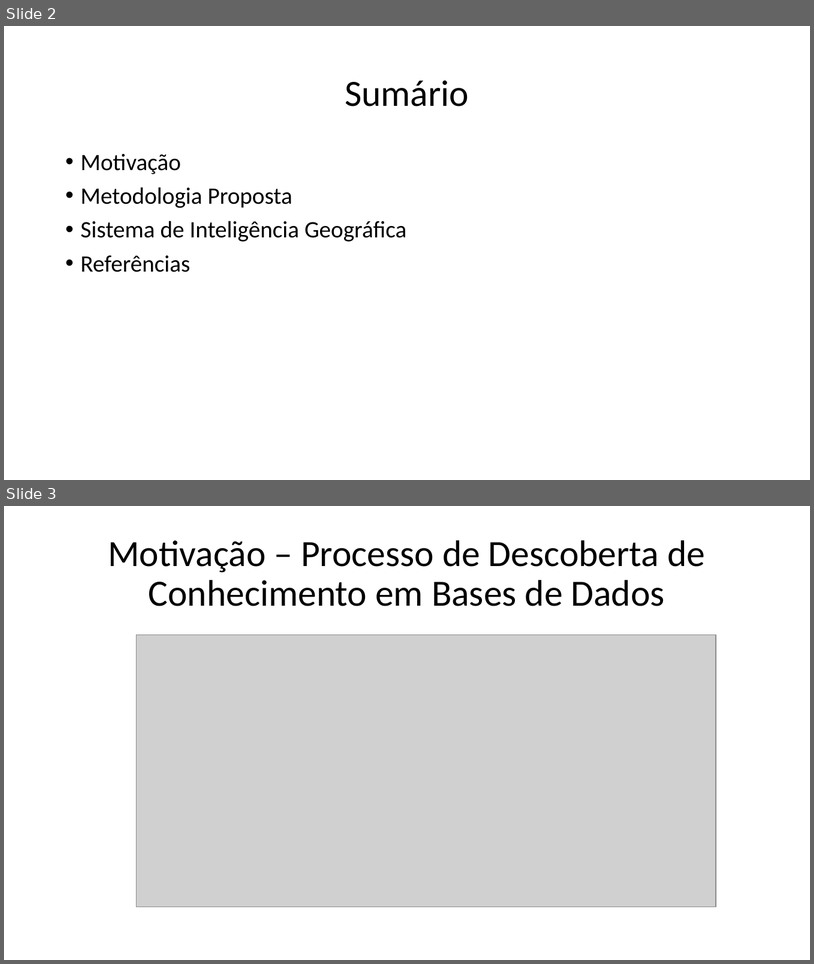
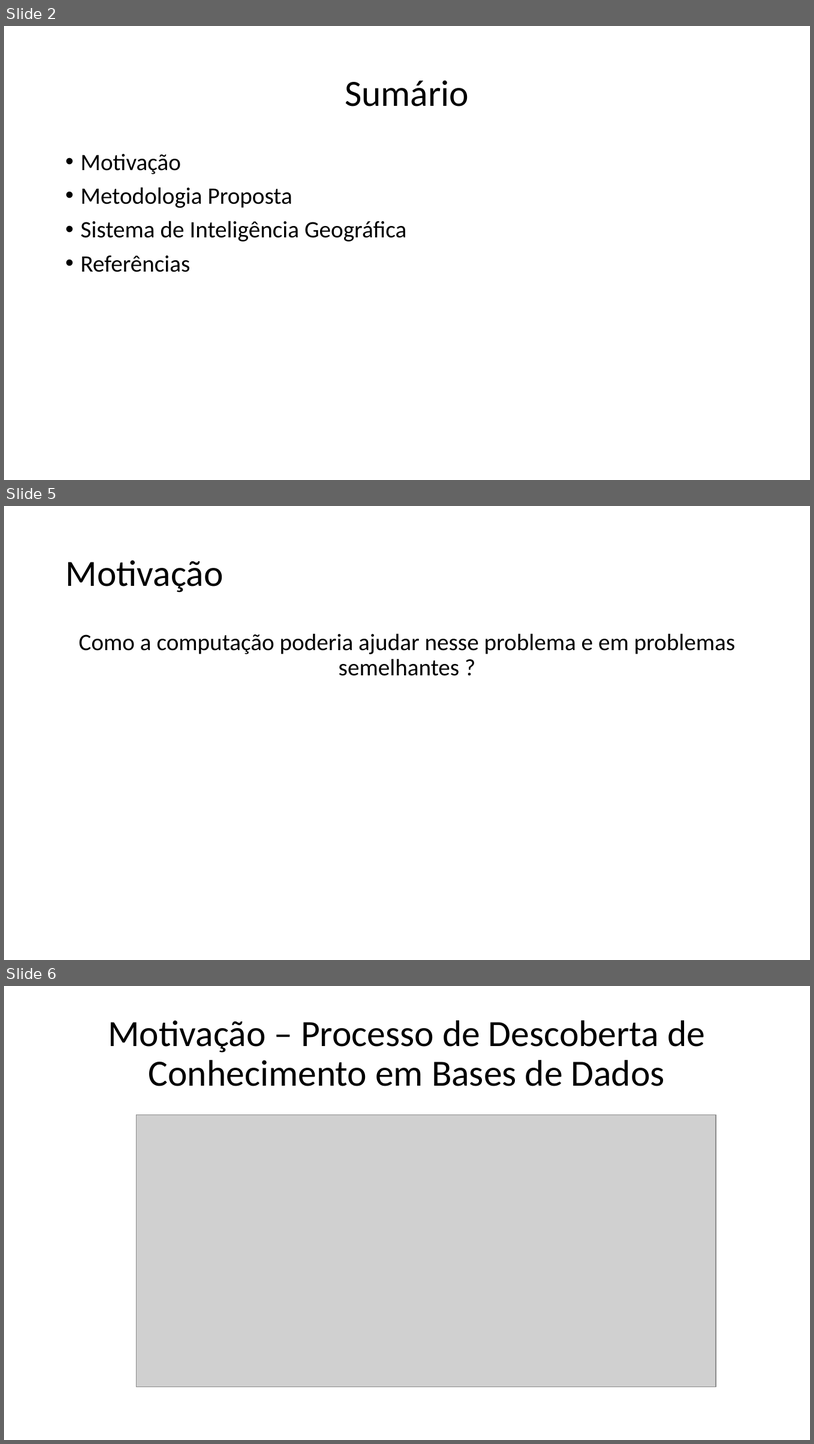
Before and after one commit to TavaresCarlos/TerrainIntelGIS, a slide deck: escrita/seminários/apresentacao.pptx. Shown one above the other, each under a label of ours: slides 2 and 3 before the commit, slides 2, 5 and 6 after it; the slides between them are not shown. The pictures are 814x964 and 814x1444 pixels, drawn with LibreOffice and Linux fonts; fonts in the diff are those of the drawing; grey boxes stand for pictures. Boxes give left, top, right and bottom in pixels: in the first picture for what was removed or moved away, otherwise in the second. Text is boxed around its words. In the diff, an @@ line names an element or a change of style, - is before the commit and + after.

```diff
--- a/escrita/seminários/apresentacao.pptx
+++ b/escrita/seminários/apresentacao.pptx
@@ slide 5 added at (4, 506, 810, 960), background #FFFFFF @@
@@ title added at (65, 560, 223, 592), 44 pt, text #000000 @@
+Motivação
@@ text added at (79, 633, 736, 676), 28 pt, text #000000 @@
+Como a computação poderia ajudar nesse problema e em problemas semelhantes ?
@@ what was slide 3 is now slide 6 @@
```
Also in this commit, not shown: 1 slide changed, 4 other slides added, 19 other files.
